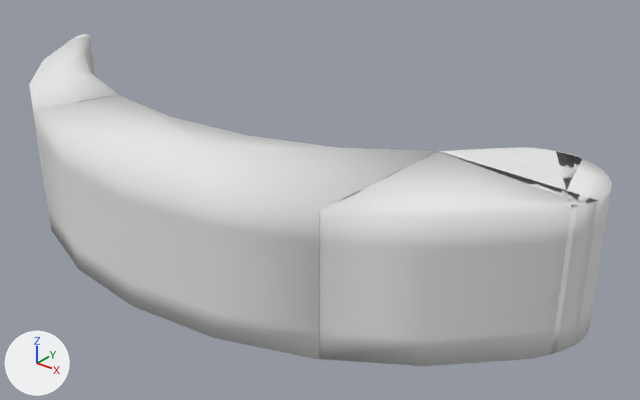
The OBJ model Models/Obstaculos/eclipce.obj: old version first, new version second.
Rendered twice from a camera (50 mm lens) standing at (34.6, -32.0, 21.7) and looking at (5.2, 4.8, -1.1). The axes (+X, +Y, +Z) are drawn at lower left. The lights are the same throughout. Where no turn or scale is listed for an object, it has been applied to the vertices.

Script lines for the objects in view, before the commit:
```python
mat_02___default = principled_material('02___Default')
mat_02___default.base_color = (0.8, 0.8, 0.8)  # white #e7e7e7
mat_02___default.roughness = 1.0
me_circu_01 = bpy.data.meshes.new('Circu_01')
me_circu_01.from_pydata(...)  # 2256 vertices, 2618 faces; spans x -20.6..21.5, y -6.5..9.5, z -4.4..3.7
me_circu_01.materials.append(mat_02___default)  # white #e7e7e7
ob_circu_01 = bpy.data.objects.new('Circu_01', me_circu_01)
ob_circu_01.location = (0.0, 0.0, 0.0)
```
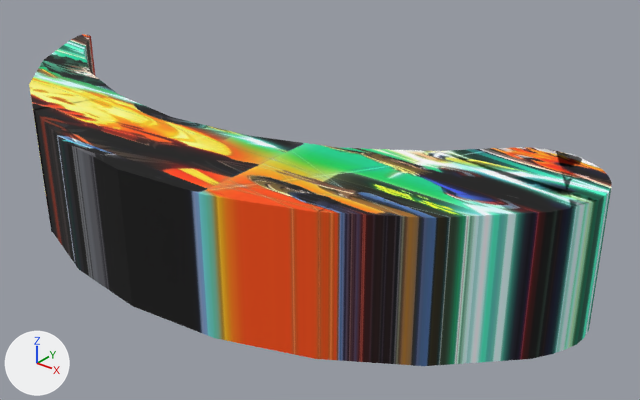
The newer file is also turned or shifted as a whole; pictures and numbers use the older file's frame.

Where the change shows, as pixel boxes (x1, y1, x2, y2) in the pictures (640 x 400 px):
```json
{"object": "Circu_01", "change": "surface changed", "before": [29, 34, 612, 366], "after": [29, 34, 612, 366]}
{"part": 1, "of": "me_circu_01", "change": "built on", "before": [73, 34, 578, 157], "after": [29, 34, 612, 366]}
```

Edits to the scene script, one JSON object a line:
```json
{"op": "add", "block": "img_textura_01_jpg", "code": ["img_textura_01_jpg = load_image('Textura_01.jpg', '../../Textures/Textura_01.jpg', 1000, 600, 'sRGB')"]}
{"op": "remove", "block": "mat_02___default", "code": "mat_02___default.base_color = (0.8, 0.8, 0.8)  # white #e7e7e7"}
{"op": "add", "block": "mat_02___default", "code": "mat_02___default.texture = img_textura_01_jpg"}
{"op": "set", "path": "mat_02___default.roughness", "old": "1.0", "new": "0.9"}
{"block": "me_circu_01", "where": "# used by ob_circu_01; location = (0.0, 0.0, 0.0)"}
{"op": "remove", "block": "me_circu_01", "code": "me_circu_01.from_pydata(...)  # 2256 vertices, 2618 faces; spans x -20.6..21.5, y -6.5..9.5, z -4.4..3.7"}
{"op": "add", "block": "me_circu_01", "code": "me_circu_01.from_pydata(...)  # 5506 vertices, 10988 faces; spans x -20.6..21.5, y -6.5..9.5, z -4.4..3.7"}
{"block": "me_circu_01", "change": "me_circu_01 part 1: 20 vertices moved within x -20.3..18.6, y 8.3..9.4, z -4.4..3.7; 3250 vertices added at x -20.6..21.5, y -6.5..9.4, z -4.4..3.7"}
```
